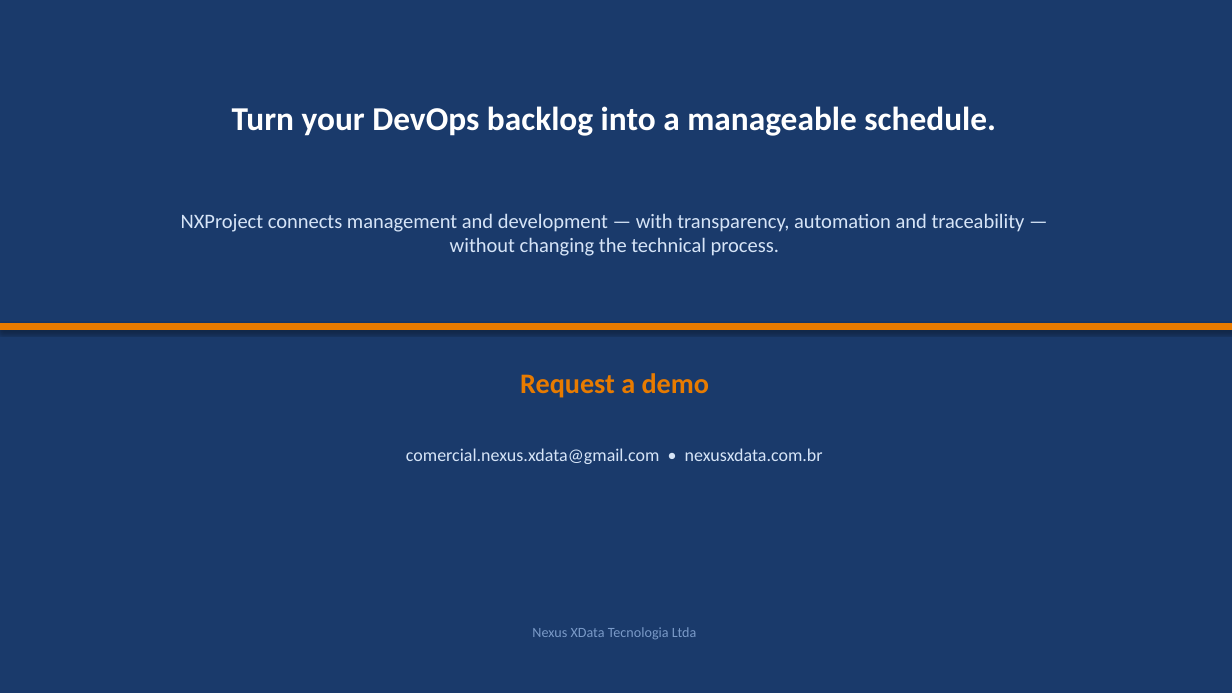
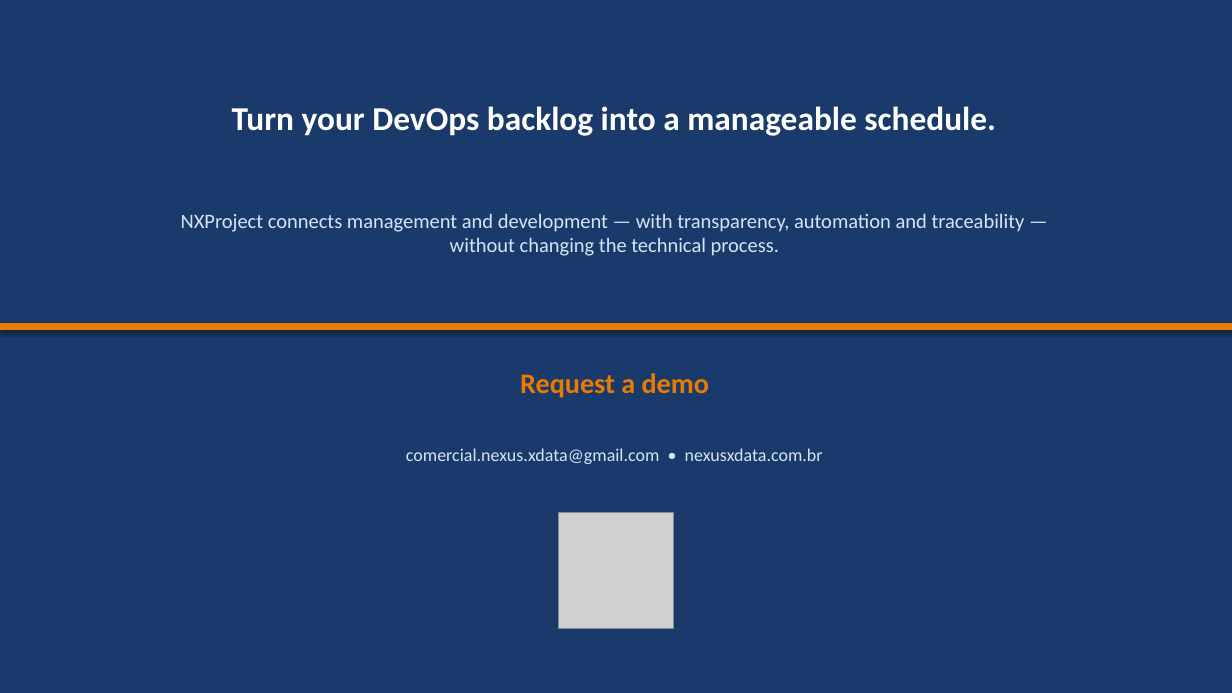
Before and after one commit to carmonexus/NXProject, a slide deck: slide 8 of NXProject_Intelligent_DevOps_Planning_EN.pptx. Drawn at 1232x693 pixels with LibreOffice and Linux fonts; fonts in the diff are those of the drawing; grey boxes stand for pictures. Boxes give left, top, right and bottom in pixels: in the first picture for what was removed or moved away, otherwise in the second. Text is boxed around its words. In the diff, an @@ line names an element or a change of style, - is before the commit and + after.

Commit message:
Hints nos cabecalhos do cronograma + coluna %Daily + PPT com logo transparente (v1.0.46.16)
- Tooltip (nome + descricao) em cada coluna do TaskGridControl, i18n pt-BR/en-US
- Coluna %Daily (% esperado ate hoje) com toggle e destaque de desvio
- Scripts gera_ppt: novas funcionalidades e logo Nexus XData transparente no encerramento

```diff
--- a/NXProject_Intelligent_DevOps_Planning_EN.pptx
+++ b/NXProject_Intelligent_DevOps_Planning_EN.pptx
@@ picture added at <box>558,513,674,628</box> @@
@@ text removed at <box>532,627,697,639</box> @@
-Nexus XData Tecnologia Ltda
```
Also in this commit, not shown: 1 other slide changed, 12 other files.
